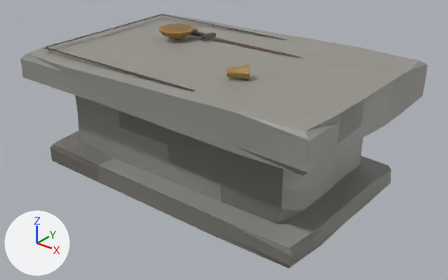
The Blender file art/kit/buildings/building.burial_table/building.burial_table.blend: old version first, new version second.
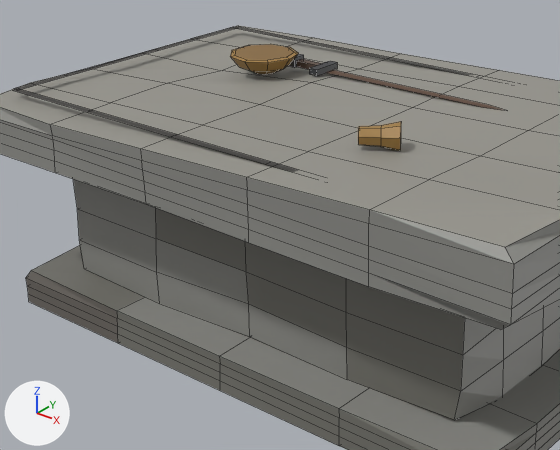
Old and new are each drawn whole from a camera (50 mm lens) standing at (2.84, -3.44, 2.44) and looking at (0.12, -0.04, 0.34) and again close up on the part from 8% to 75% of the width and 0% to 86% of the height. The lights are fixed; the arrows at lower left show +X, +Y and +Z. The first two pictures are the older version. The close-ups show mesh edges as thin lines.

The first close-up shows 'burial_table'.
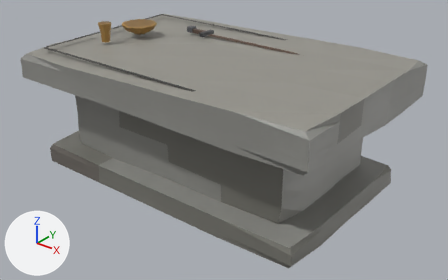
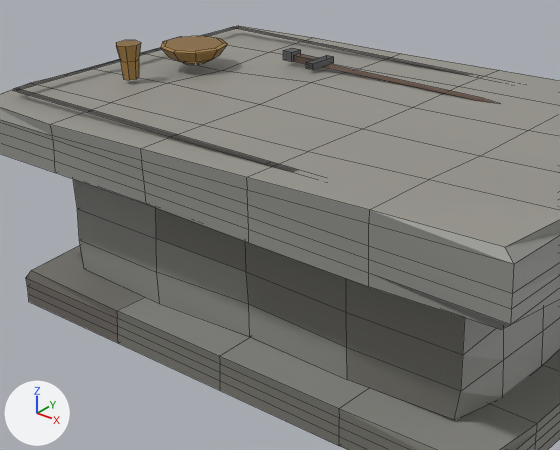
What differs and where, as boxes [x1, y1, x2, y2] in the close-ups (560 x 450 px; the box of a moved part takes in the faces that stretch with it):
```json
{"part": 1, "of": "me_burial_table", "change": "moved or reshaped", "before": [231, 44, 299, 74], "after": [160, 36, 227, 65]}
{"part": 2, "of": "me_burial_table", "change": "moved or reshaped", "before": [358, 121, 401, 150], "after": [116, 40, 141, 80]}
{"part": 3, "of": "me_burial_table", "change": "moved or reshaped", "before": [326, 70, 503, 110], "after": [322, 64, 500, 104]}
{"part": 4, "of": "me_burial_table", "change": "moved or reshaped", "before": [310, 61, 338, 76], "after": [306, 55, 334, 70]}
{"part": 5, "of": "me_burial_table", "change": "moved or reshaped", "before": [297, 59, 322, 70], "after": [294, 53, 318, 64]}
{"part": 6, "of": "me_burial_table", "change": "moved or reshaped", "before": [288, 54, 304, 67], "after": [283, 48, 301, 62]}
```

The change, as JSON lines over the scene's bpy script:
```json
{"block": "me_burial_table", "where": "# used by ob_burial_table; location = (0.0, 0.0, 0.0)"}
{"op": "remove", "block": "me_burial_table", "code": "me_burial_table.from_pydata(...)  # 514 vertices, 426 faces; spans x -1.33..1.33, y -0.8..0.81, z 0.0..1.08"}
{"op": "add", "block": "me_burial_table", "code": "me_burial_table.from_pydata(...)  # 514 vertices, 426 faces; spans x -1.33..1.33, y -0.8..0.81, z 0.0..1.12"}
{"block": "me_burial_table", "change": "me_burial_table part 1: the loose piece of 36 vertices spanning x -0.69..-0.4, y 0.03..0.33, z 0.98..1.06 is moved by (-0.35, -0.08, 0.0)"}
{"block": "me_burial_table", "change": "me_burial_table part 2: the loose piece of 21 vertices spanning x 0.37..0.54, y -0.37..-0.21, z 0.98..1.08 is multiplied about its middle by the matrix ((0.0, 0.0, -1.0), (-0.565, 0.825, 0.0), (0.825, 0.565, 0.0)), then moved by (-1.39, 0.06, 0.03)"}
{"block": "me_burial_table", "change": "me_burial_table part 3: the loose piece of 5 vertices spanning x -0.3..0.6, y 0.29..0.34, z 0.99..1.0 is moved by (-0.07, 0.06, 0.0)"}
{"block": "me_burial_table", "change": "me_burial_table part 4: the loose piece of 8 vertices spanning x -0.35..-0.31, y 0.25..0.39, z 0.98..1.01 is moved by (-0.07, 0.06, 0.0)"}
{"block": "me_burial_table", "change": "me_burial_table part 5: the loose piece of 8 vertices spanning x -0.47..-0.35, y 0.3..0.34, z 0.98..1.01 is moved by (-0.07, 0.06, 0.0)"}
{"block": "me_burial_table", "change": "me_burial_table part 6: the loose piece of 8 vertices spanning x -0.52..-0.47, y 0.29..0.35, z 0.98..1.03 is moved by (-0.07, 0.06, 0.0)"}
```
